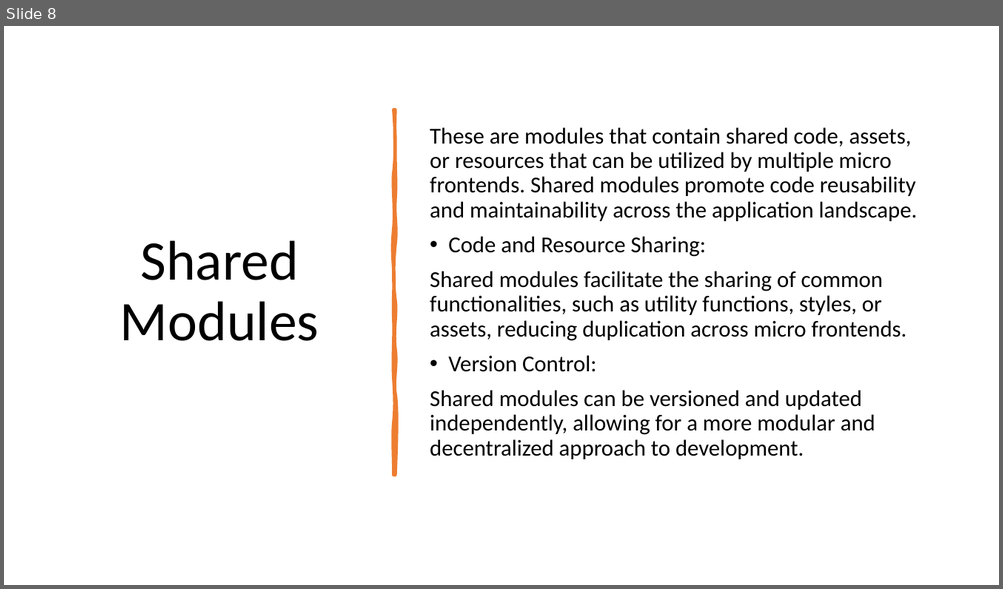
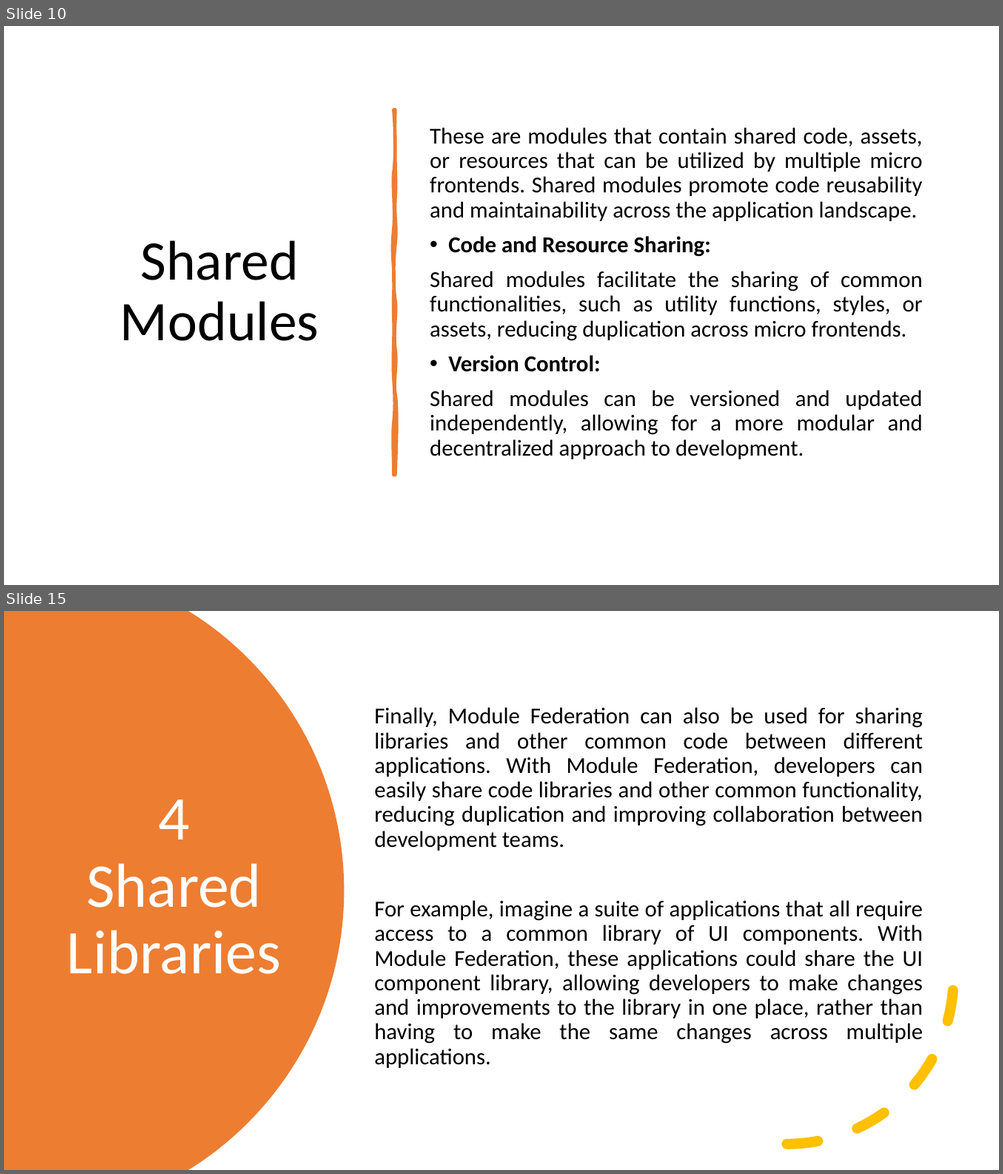
Before and after one commit to stevensamir20/Module-Federation, a slide deck: Module Federation.pptx. Shown one above the other, each under a label of ours: slide 8 before the commit, slides 10 and 15 after it; the slides between them are not shown. The pictures are 1003x589 and 1003x1174 pixels, drawn with LibreOffice and Linux fonts; fonts in the diff are those of the drawing. Boxes give left, top, right and bottom in pixels: in the first picture for what was removed or moved away, otherwise in the second. Text is boxed around its words. In the diff, an @@ line names an element or a change of style, - is before the commit and + after.

```diff
--- a/Module Federation.pptx
+++ b/Module Federation.pptx
@@ slide 15 added at (4,611,999,1170), background #FFFFFF @@
@@ freeform shape added at (4,611,344,1170), fill #ED7D31 @@
@@ text added at (374,707,922,1068), 22 pt, text #000000 @@
+Finally, Module Federation can also be used for sharing libraries and other common code between different applications. With Module Federation, developers can easily share code libraries and other common functionality, reducing duplication and improving collaboration between development teams.
+For example, imagine a suite of applications that all require access to a common library of UI components. With Module Federation, these applications could share the UI component library, allowing developers to make changes and improvements to the library in one place, rather than having to make the same changes across multiple applications.
@@ title added at (67,800,282,974), 60 pt, text #FFFFFF @@
+4
+Shared Libraries
@@ arc (boxed as its full ellipse) added at (620,812,954,1145), outline #FFC000 10 pt dashed @@
@@ what was slide 8 is now slide 10 @@
@@ slide 10 changed as well @@
@@ text "These are modules that contain ..." at (430,127,922,460): bold on in "Code and Resource Sharing:", "Version Control:"; alignment left to justified @@
```
Also in this commit, not shown: 6 other slides changed, 8 other slides added, 3 other files.
